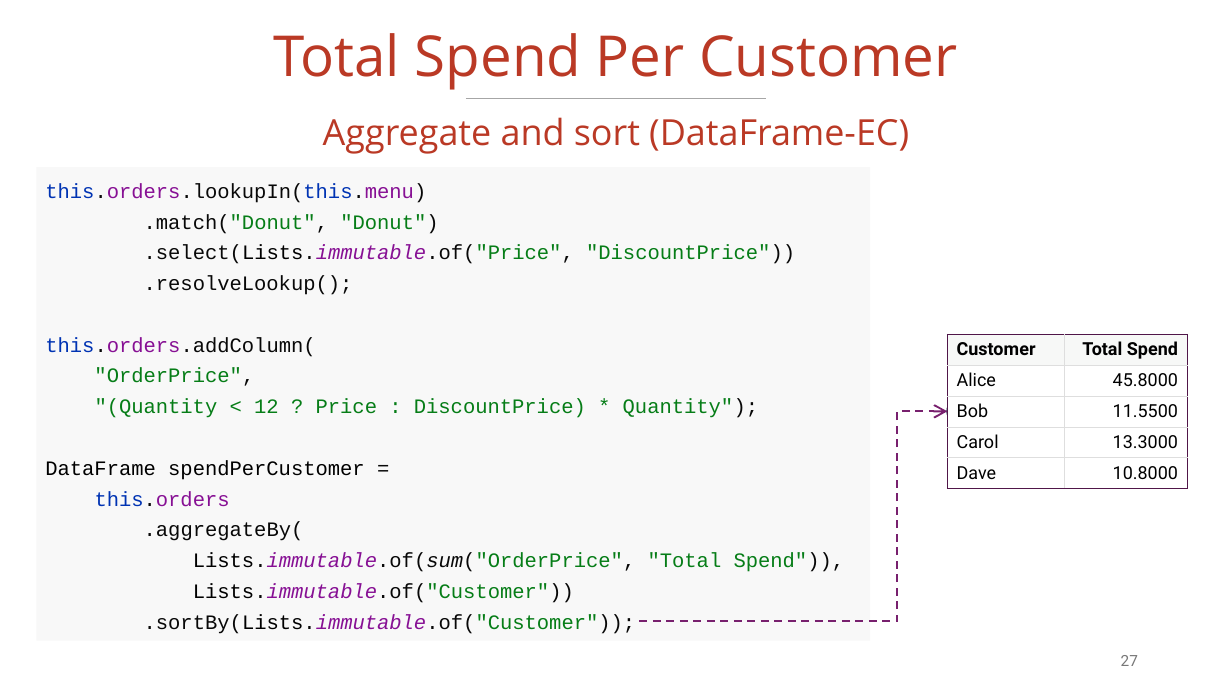
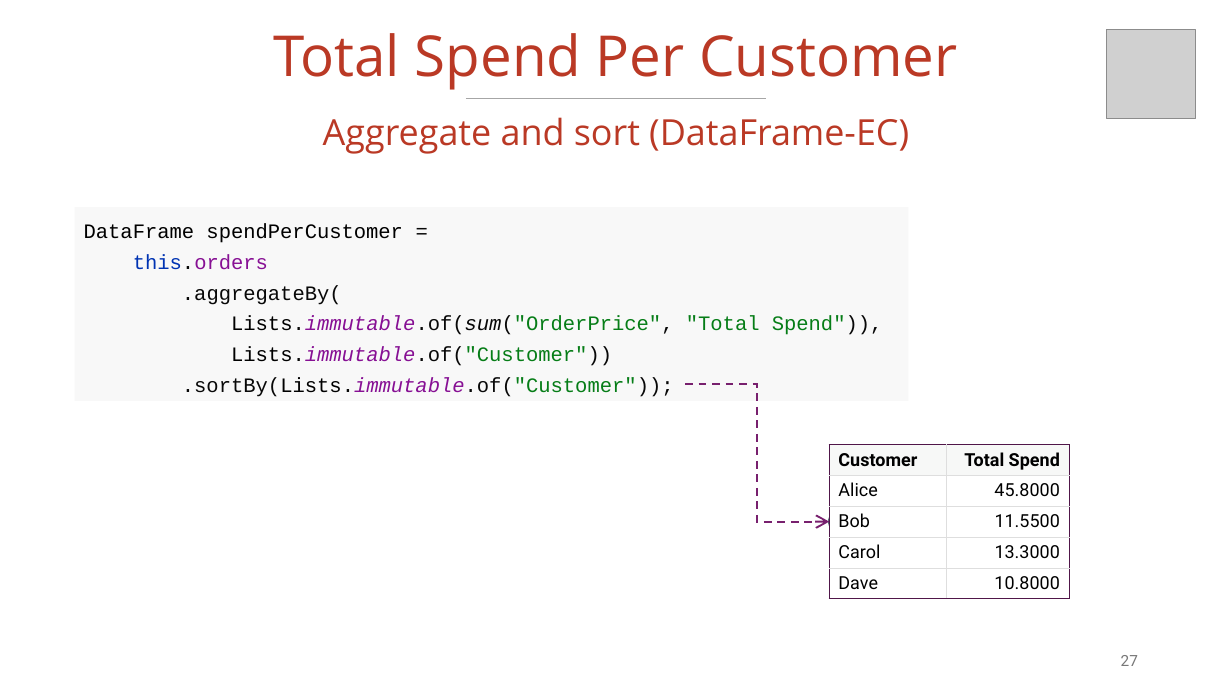
Before and after one commit to vmzakharov/missing-dataframe-talk, a slide deck: slide 27 of presentation/Missing_Dataframe_Short.pptx. Drawn at 1232x693 pixels with LibreOffice and Linux fonts; fonts in the diff are those of the drawing; grey boxes stand for pictures. Boxes give left, top, right and bottom in pixels: in the first picture for what was removed or moved away, otherwise in the second. Text is boxed around its words. In the diff, an @@ line names an element or a change of style, - is before the commit and + after.

Commit message:
updates slides

```diff
--- a/presentation/Missing_Dataframe_Short.pptx
+++ b/presentation/Missing_Dataframe_Short.pptx
@@ picture added at (x1=1107, y1=30, x2=1196, y2=118) @@
@@ rectangle "DataFrame spendPerCustomer = this.orders .aggregateBy( ..." resized from (x1=36, y1=167, x2=870, y2=640) to (x1=75, y1=207, x2=909, y2=401) @@
@@ text in rectangle at (x1=84, y1=223, x2=883, y2=397): text changed; text colour #067D17 to #080808 @@
-this.orders.lookupIn(this.menu)
-.match("Donut", "Donut")
-.select(Lists.immutable.of("Price", "DiscountPrice"))
-.resolveLookup();
-this.orders.addColumn(
-"OrderPrice",
-"(Quantity < 12 ? Price : DiscountPrice) * Quantity");
-DataFrame spendPerCustomer =
-this.orders
-.aggregateBy(
-Lists.immutable.of(sum("OrderPrice", "Total Spend")),
-Lists.immutable.of("Customer"))
-.sortBy(Lists.immutable.of("Customer"));
+DataFrame spendPerCustomer =
+this.orders
+.aggregateBy(
+Lists.immutable.of(sum("OrderPrice", "Total Spend")),
+Lists.immutable.of("Customer"))
+.sortBy(Lists.immutable.of("Customer"));
@@ elbow arrow moved from (640, 621) - (947, 411) to (685, 384) - (829, 522) @@
@@ table moved from (x1=947, y1=335, x2=1187, y2=489) to (x1=829, y1=445, x2=1068, y2=599) @@
@@ ellipse moved from (x1=947, y1=399, x2=970, y2=422) to (x1=829, y1=510, x2=852, y2=533) @@
```
Also in this commit, not shown: 13 other slides changed, 3 slides added, 1 other file.
